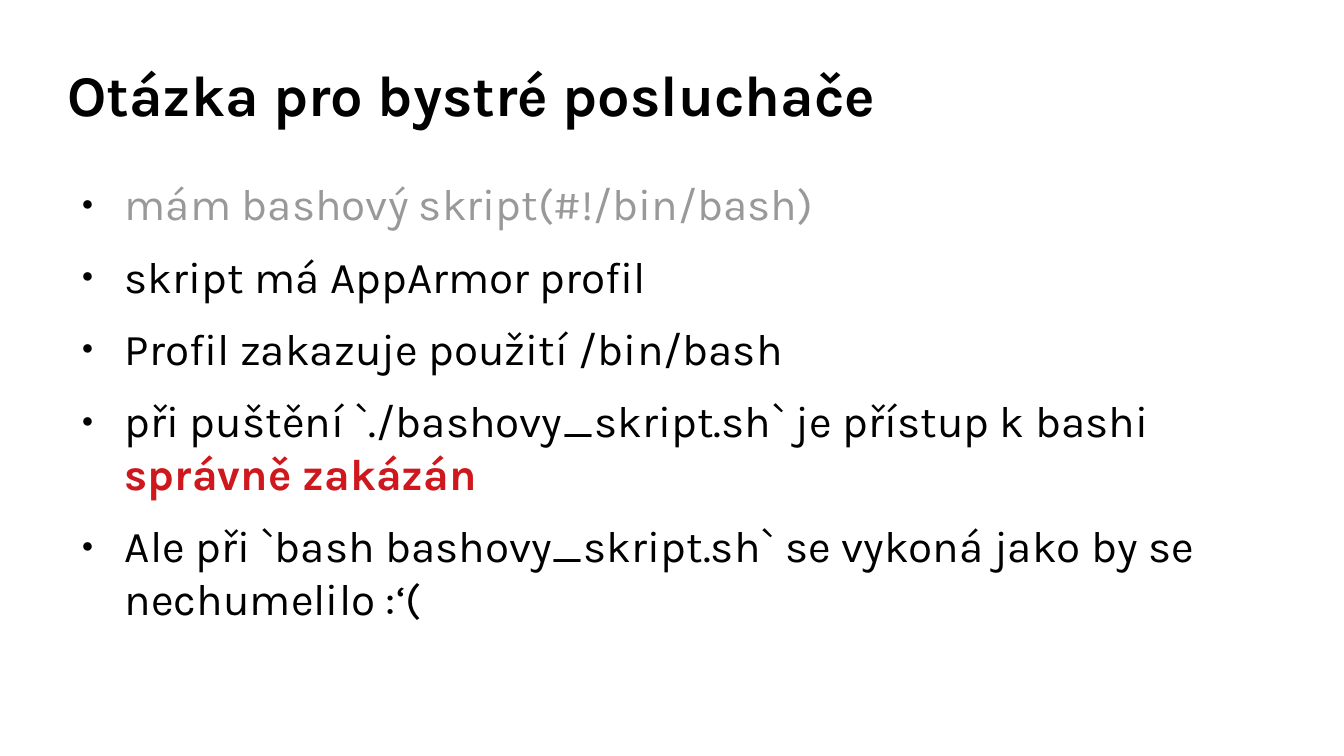
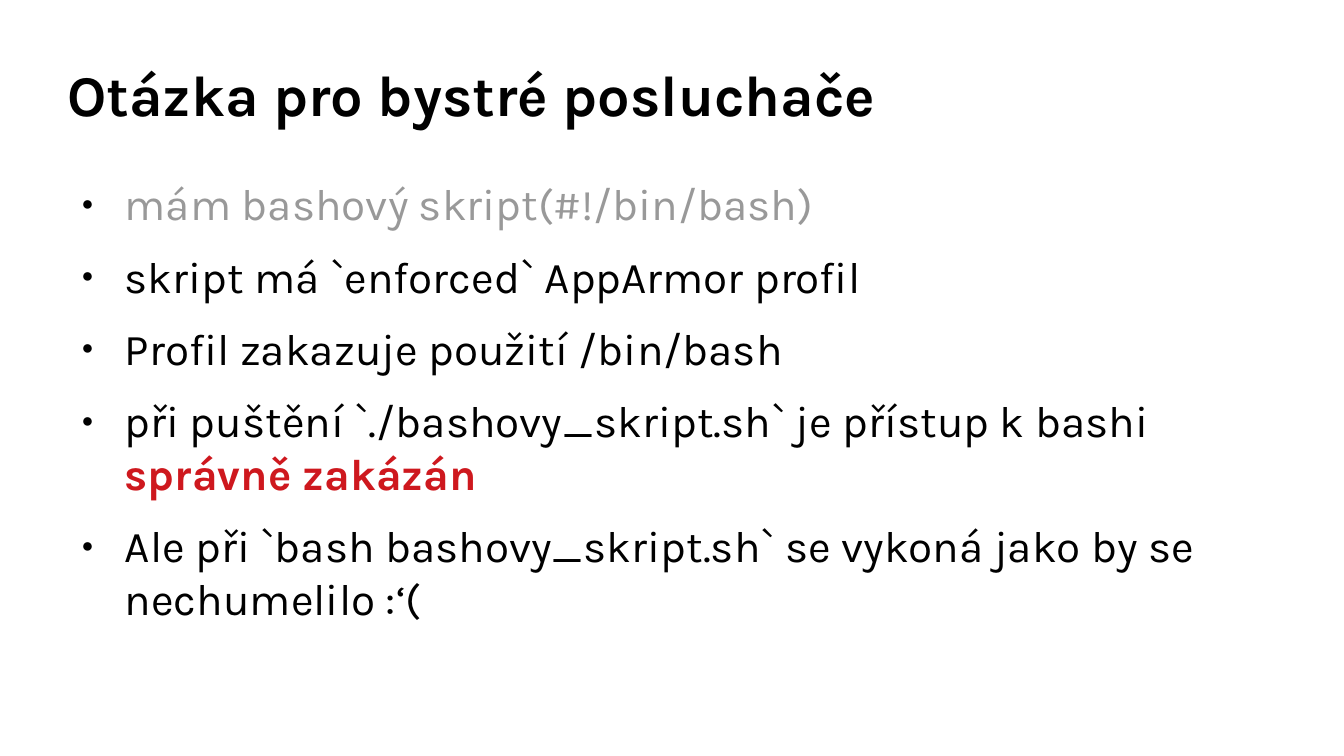
Before and after one commit to djz88/docs, a slide deck: slide 39 of apparmor/apparmor_openalt2017_extended.odp (slide 38 before the commit). Drawn at 1344x756 pixels with LibreOffice and Linux fonts; fonts in the diff are those of the drawing; background and template pictures are left out. Boxes give left, top, right and bottom in pixels: in the first picture for what was removed or moved away, otherwise in the second. Text is boxed around its words. In the diff, an @@ line names an element or a change of style, - is before the commit and + after.

```diff
--- a/apparmor/apparmor_openalt2017_extended.odp
+++ b/apparmor/apparmor_openalt2017_extended.odp
@@ text at [125,259,860,304]: text changed @@
-● skript má AppArmor profil
+● skript má `enforced` AppArmor profil
```
Also in this commit, not shown: 3 other slides changed, 1 slide added.
